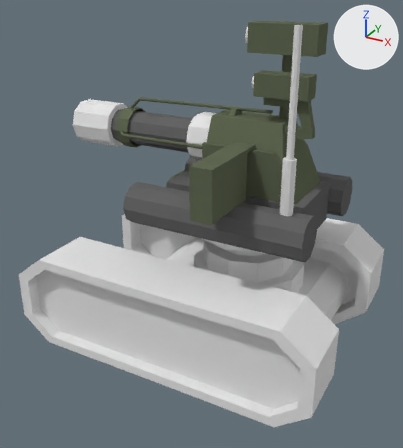
A saved change to the Blender file src/main/resources/Models/robot/robot.blend.
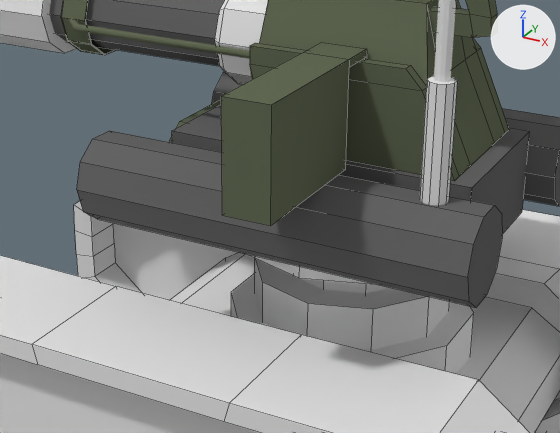
There are two pictures of each version: one whole from a camera (50 mm lens) standing at (1.59, -3.01, 2.25) and looking at (0.0, -0.11, 0.8), one close up on the part from 22% to 85% of the width and 27% to 71% of the height. Every picture has the same lights, and +X, +Y and +Z are marked at upper right. The close-ups show mesh edges as thin lines.

Objects in the first close-up: 'Ammo', 'Antenna_base', 'Bottom', 'Cube', 'Cylinder_left', 'Cylinder_right', 'Tower1', 'Tower2', 'Track_left', 'Track_right', 'Turret_base', 'Turret_mid'.
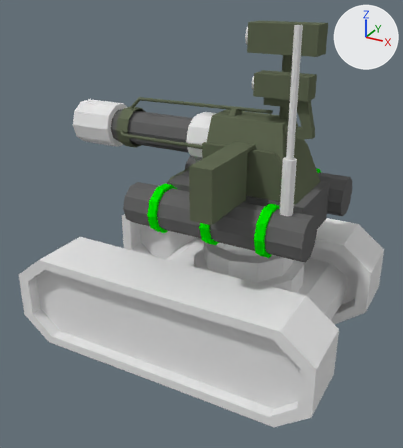
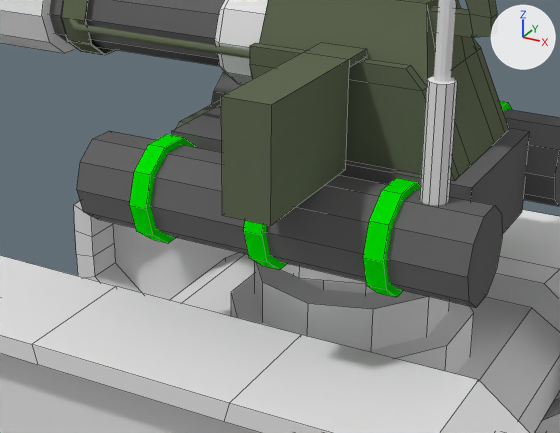
Where the newer file only moved an object's origin or applied its transform, the numbers keep the older frame.

What differs and where, as boxes [x1, y1, x2, y2] in the close-ups (560 x 433 px):
'Cylinder_left_glow.002', added (green)
    after: [363, 178, 420, 297]
'Cylinder_left_glow.000', added (green)
    after: [129, 134, 198, 243]
'Cylinder_left_glow.001', added (green)
    after: [244, 220, 287, 270]
'Cylinder_right_glow.001', added
    after: [500, 101, 512, 112]

The change in detail:
Material 'Glow' (mat_glow) is new.
Its base color is (0.000751, 0.8, 0.0) (green #02e700).
Mesh me_cylinder_018 is new.
It is a 10-sided cylinder along x spanning x -0.027..0.027, y -0.149..0.149, z -0.142..0.142.
It uses material mat_glow (its picture is missing).
Object 'Cylinder_right_glow.001' (ob_cylinder_right_glow_001) is new; it shows me_cylinder_018.
Its location is (0.559, 0.379, 0.967).
Object 'Cylinder_left_glow.000' (ob_cylinder_left_glow_000) is new; it shows a copy of me_cylinder_018.
Its location is (-0.125, -0.352, 0.967).
Object 'Cylinder_left_glow.002' (ob_cylinder_left_glow_002) is new; it shows a copy of me_cylinder_018.
Its location is (0.559, -0.352, 0.967).
Object 'Cylinder_left_glow.001' (ob_cylinder_left_glow_001) is new; it shows a copy of me_cylinder_018.
Its location is (0.225, -0.352, 0.967).
